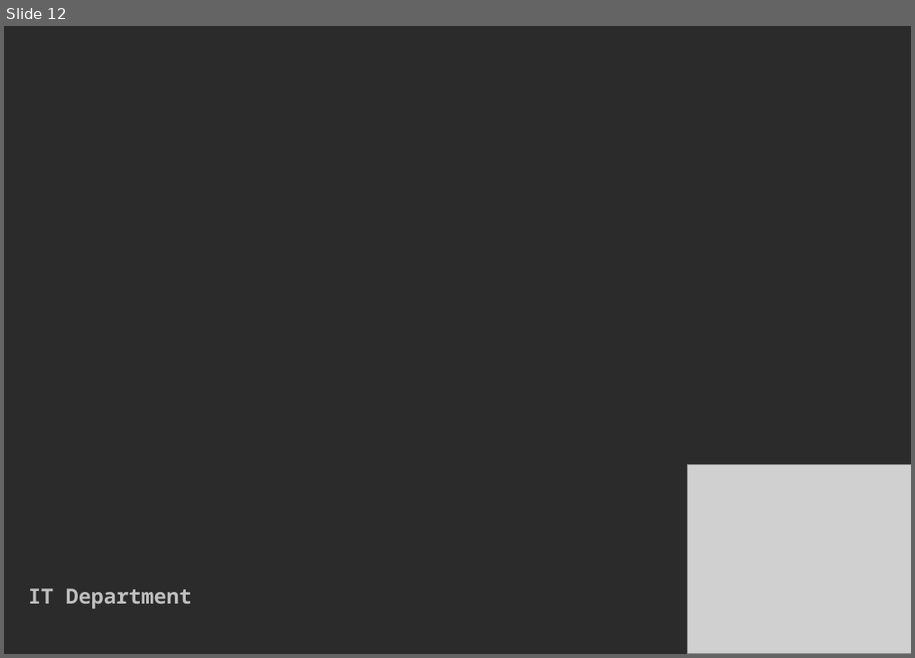
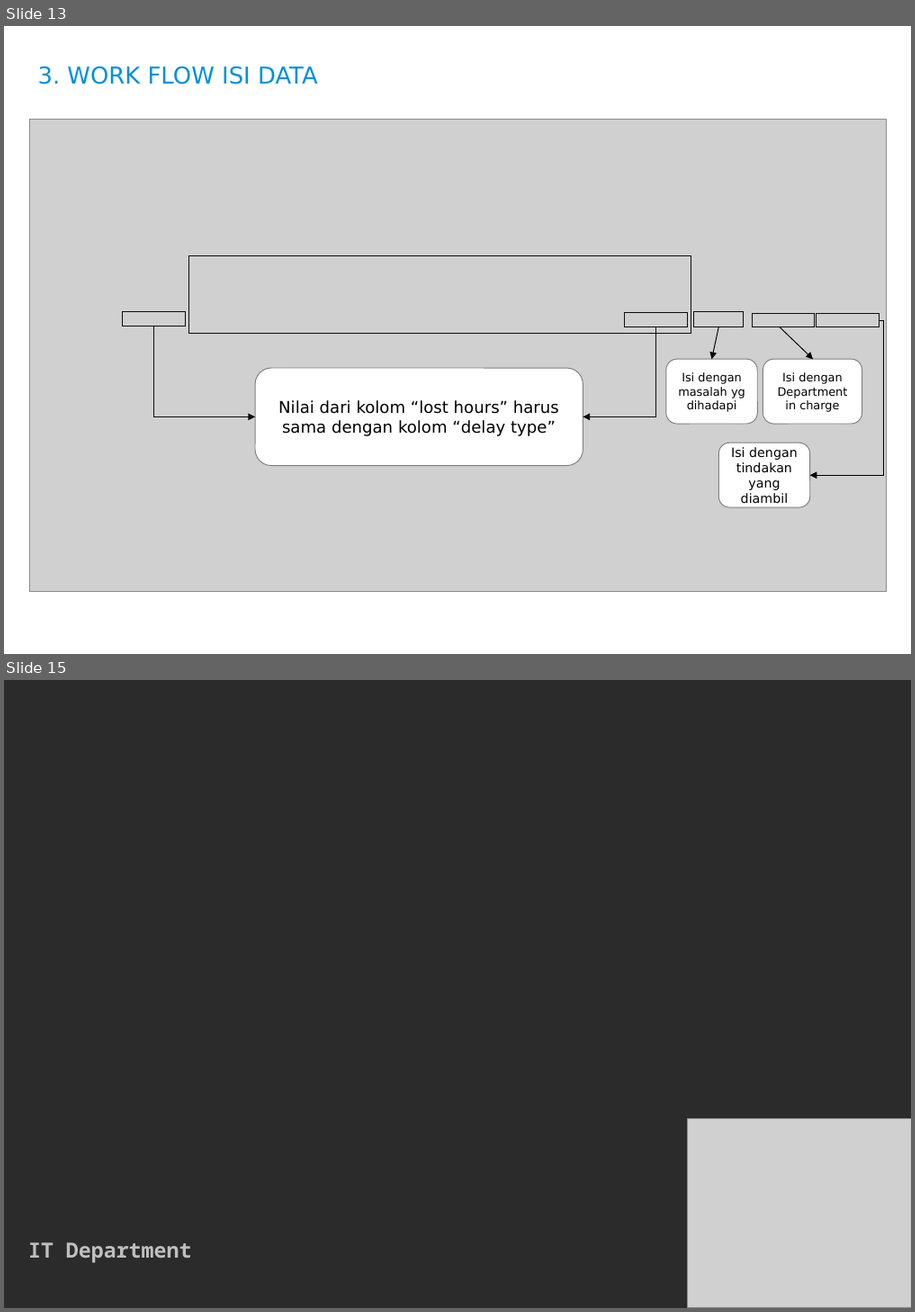
Before and after one commit to harrismz/daily_output_frontend, a slide deck: Work Instuction.ppt. Shown one above the other, each under a label of ours: slide 12 before the commit, slides 13 and 15 after it; the slides between them are not shown. The pictures are 915x658 and 915x1312 pixels, drawn with LibreOffice and Linux fonts; fonts in the diff are those of the drawing; grey boxes stand for pictures; background and template pictures are left out; a plain dark background stands for a picture behind light text. Boxes give left, top, right and bottom in pixels: in the first picture for what was removed or moved away, otherwise in the second. Text is boxed around its words. In the diff, an @@ line names an element or a change of style, - is before the commit and + after.

```diff
--- a/Work Instuction.ppt
+++ b/Work Instuction.ppt
@@ slide 13 added at <box>4,26,911,654</box>, background #FFFFFF @@
@@ title added at <box>38,66,318,84</box>, 20 pt, text #0090DC @@
+3. WORK FLOW ISI DATA
@@ picture added at <box>30,119,886,591</box> @@
@@ rectangle added at <box>188,256,691,333</box>, outline #0D0D0D 0.74 pt @@
@@ rectangle added at <box>123,312,186,327</box>, outline #0D0D0D 0.74 pt @@
@@ rectangle added at <box>625,312,688,327</box>, outline #0D0D0D 0.74 pt @@
@@ rectangle added at <box>693,312,743,327</box>, outline #0D0D0D 0.74 pt @@
@@ rectangle added at <box>751,313,814,328</box>, outline #0D0D0D 0.74 pt @@
@@ elbow arrow added from (879, 319) to (810, 474), #000000 0.74 pt @@
@@ rectangle added at <box>816,313,879,328</box>, outline #0D0D0D 0.74 pt @@
@@ elbow arrow added from (153, 326) to (255, 417), #0D0D0D 0.74 pt @@
@@ elbow arrow added from (656, 327) to (583, 417), #0D0D0D 0.74 pt @@
@@ arrow added from (719, 327) to (711, 359), #000000 0.74 pt @@
@@ arrow added from (780, 328) to (812, 359), #000000 0.74 pt @@
@@ rounded rectangle added at <box>255,367,583,465</box>, fill #FFFFFF, outline #7F7F7F 0.74 pt, 14 pt, text #000000 @@
+Nilai dari kolom “lost hours” harus sama dengan kolom “delay type”
@@ rounded rectangle added at <box>666,359,757,424</box>, fill #FFFFFF, outline #7F7F7F 0.74 pt, 10 pt, text #000000 @@
+Isi dengan masalah yg dihadapi
@@ rounded rectangle added at <box>763,359,862,424</box>, fill #FFFFFF, outline #7F7F7F 0.74 pt, 10 pt, text #000000 @@
+Isi dengan Department in charge
@@ rounded rectangle added at <box>719,443,810,508</box>, fill #FFFFFF, outline #7F7F7F 0.74 pt, 11 pt, text #000000 @@
+Isi dengan tindakan yang diambil
@@ page number added at <box>849,620,894,653</box>, 10 pt, text #FFFFFF @@
+13
@@ what was slide 12 is now slide 15 @@
```
Also in this commit, not shown: 10 slides changed, 3 other slides added, 1 slide removed, 2 other files.
